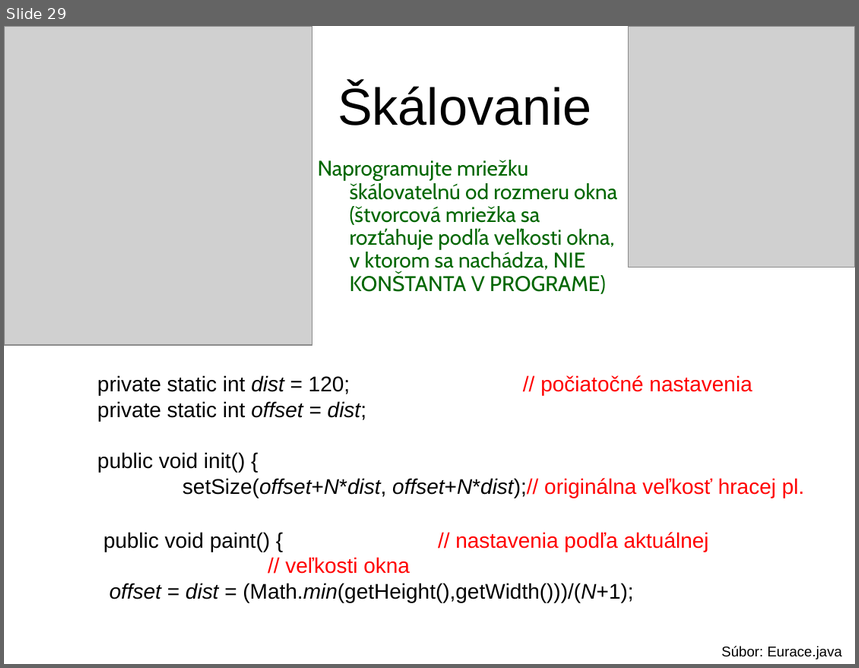
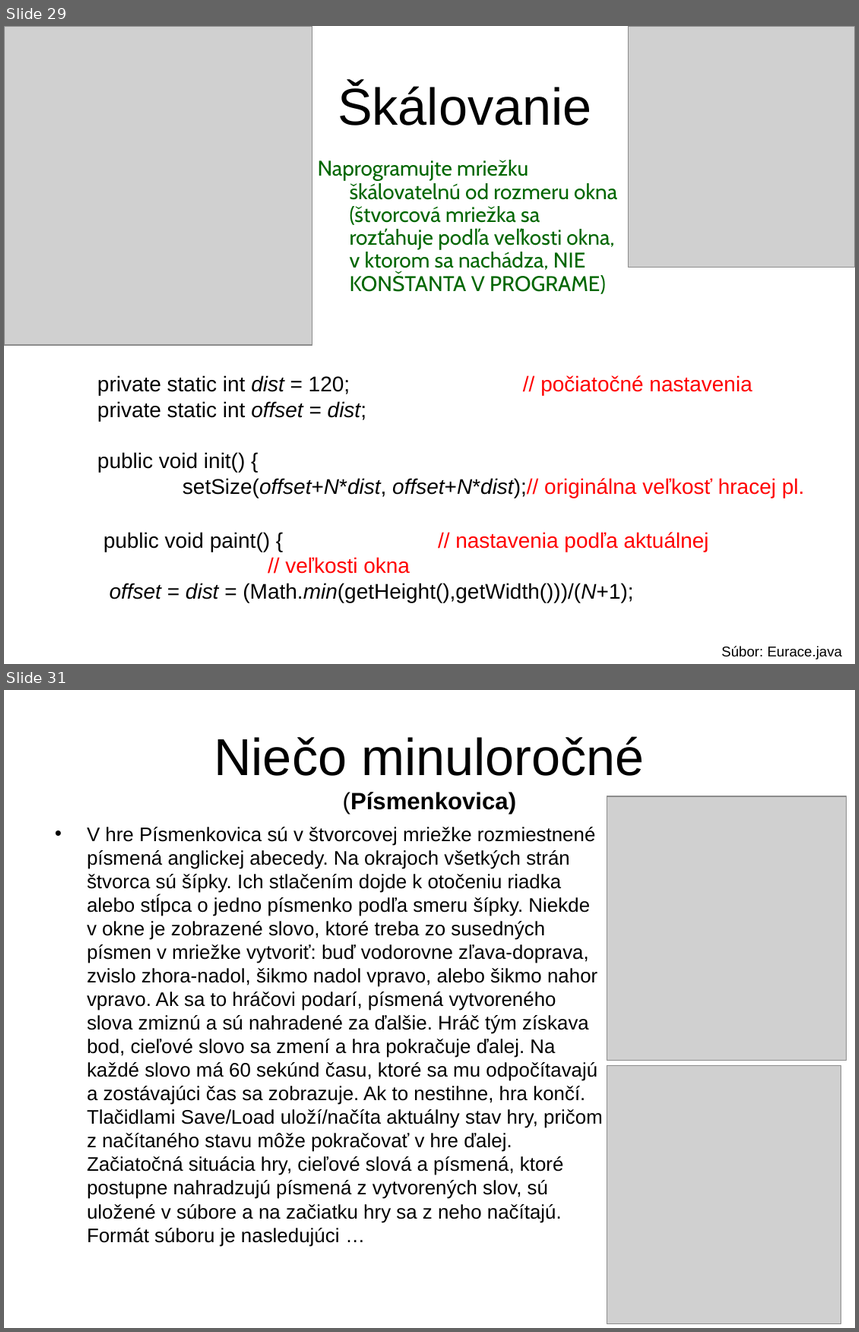
Before and after one commit to Programovanie4/Prednasky, a slide deck: 11/11_java.ppt. Shown one above the other, each under a label of ours: slide 29 before the commit, slides 29 and 31 after it; the slides between them are not shown. The pictures are 859x668 and 859x1332 pixels, drawn with LibreOffice and Linux fonts; fonts in the diff are those of the drawing; grey boxes stand for pictures. Boxes give left, top, right and bottom in pixels: in the first picture for what was removed or moved away, otherwise in the second. Text is boxed around its words. In the diff, an @@ line names an element or a change of style, - is before the commit and + after.

```diff
--- a/11/11_java.ppt
+++ b/11/11_java.ppt
@@ slide 31 added at (4, 690, 855, 1328), background #FFFFFF @@
@@ title added at (214, 736, 645, 814), 44 pt, text #000000 @@
+Niečo minuloročné
+(Písmenkovica)
@@ picture added at (607, 796, 846, 1060) @@
@@ text added at (87, 827, 603, 1247), 16.6 pt, text #000000 @@
+• V hre Písmenkovica sú v štvorcovej mriežke rozmiestnené písmená anglickej abecedy. Na okrajoch všetkých strán štvorca sú šípky. Ich stlačením dojde k otočeniu riadka alebo stĺpca o jedno písmenko podľa smeru šípky. Niekde v okne je zobrazené slovo, ktoré treba zo susedných písmen v mriežke vytvoriť: buď vodorovne zľava-doprava, zvislo zhora-nadol, šikmo nadol vpravo, alebo šikmo nahor vpravo. Ak sa to hráčovi podarí, písmená vytvoreného slova zmiznú a sú nahradené za ďalšie. Hráč tým získava bod, cieľové slovo sa zmení a hra pokračuje ďalej. Na každé slovo má 60 sekúnd času, ktoré sa mu odpočítavajú a zostávajúci čas sa zobrazuje. Ak to nestihne, hra končí. Tlačidlami Save/Load uloží/načíta aktuálny stav hry, pričom z načítaného stavu môže pokračovať v hre ďalej. Začiatočná situácia hry, cieľové slová a písmená, ktoré postupne nahradzujú písmená z vytvorených slov, sú uložené v súbore a na začiatku hry sa z neho načítajú. Formát súboru je nasledujúci …
@@ picture added at (607, 1066, 841, 1324) @@
```
Also in this commit, not shown: 3 other slides added, 3 other files.
